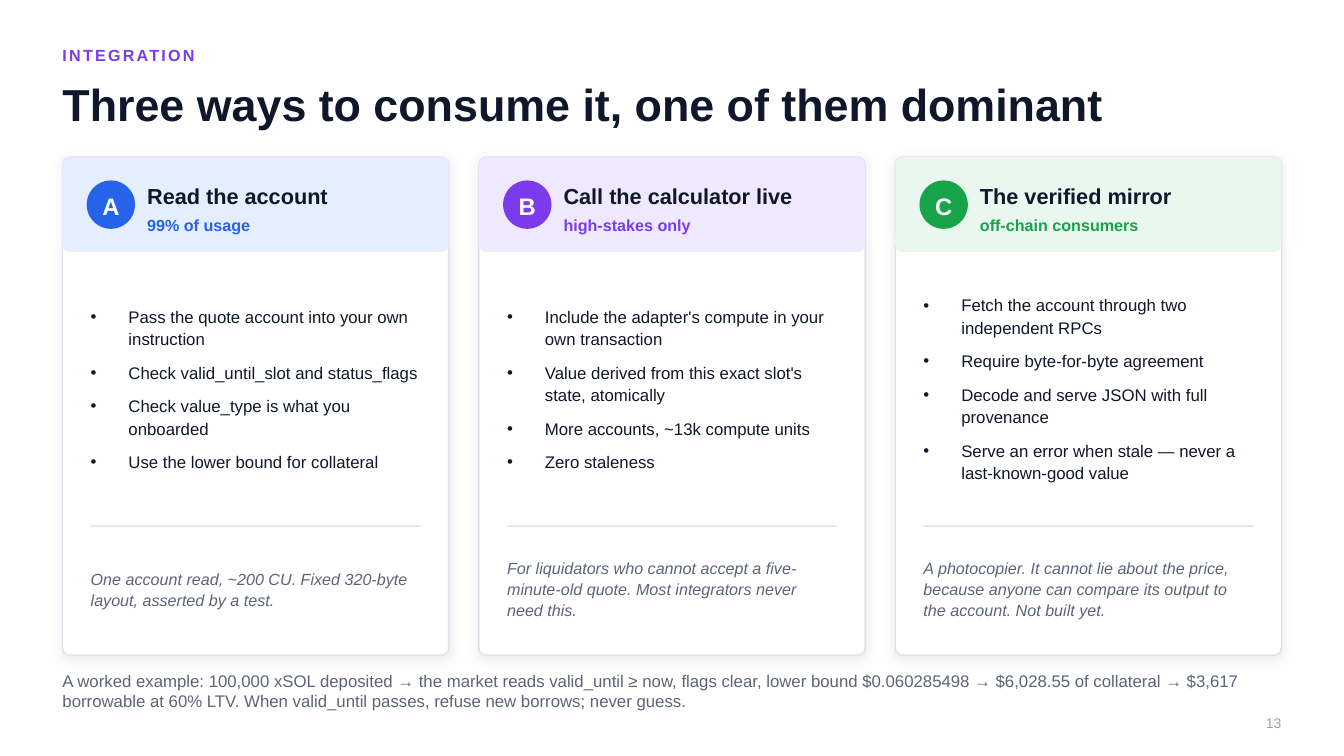
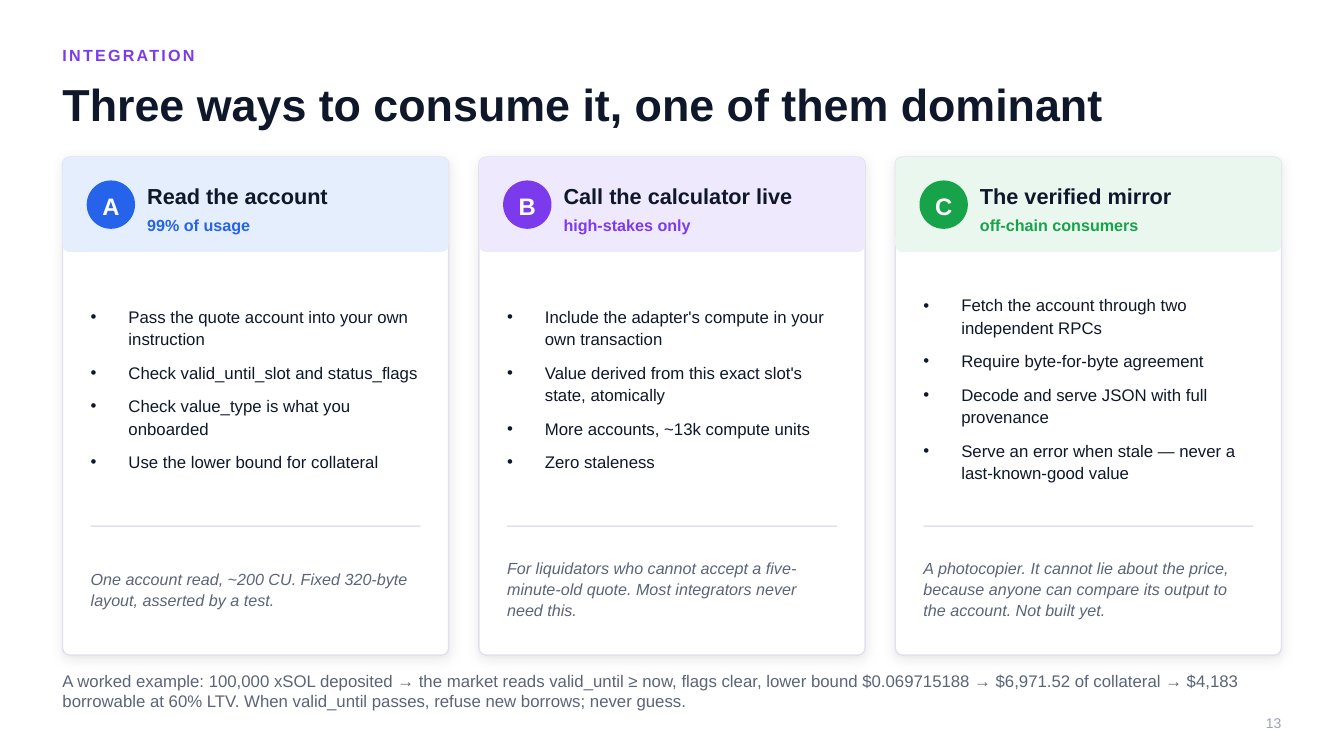
Before and after one commit to princedotrs/solana-valuation-interface, a slide deck: slide 13 of docs/deck/svi-pitch-deck.pptx. Drawn at 1344x756 pixels with LibreOffice and Linux fonts; fonts in the diff are those of the drawing. Boxes give left, top, right and bottom in pixels: in the first picture for what was removed or moved away, otherwise in the second. Text is boxed around its words. In the diff, an @@ line names an element or a change of style, - is before the commit and + after.

```diff
--- a/docs/deck/svi-pitch-deck.pptx
+++ b/docs/deck/svi-pitch-deck.pptx
@@ text at (x1=62, y1=674, x2=1238, y2=711): text changed @@
-A worked example: 100,000 xSOL deposited → the market reads valid_until ≥ now, flags clear, lower bound $0.060285498 → $6,028.55 of collateral → $3,617 borrowable at 60% LTV. When valid_until passes, refuse new borrows; never guess.
+A worked example: 100,000 xSOL deposited → the market reads valid_until ≥ now, flags clear, lower bound $0.069715188 → $6,971.52 of collateral → $4,183 borrowable at 60% LTV. When valid_until passes, refuse new borrows; never guess.
```
Also in this commit, not shown: 2 other slides changed, 3 other files.
